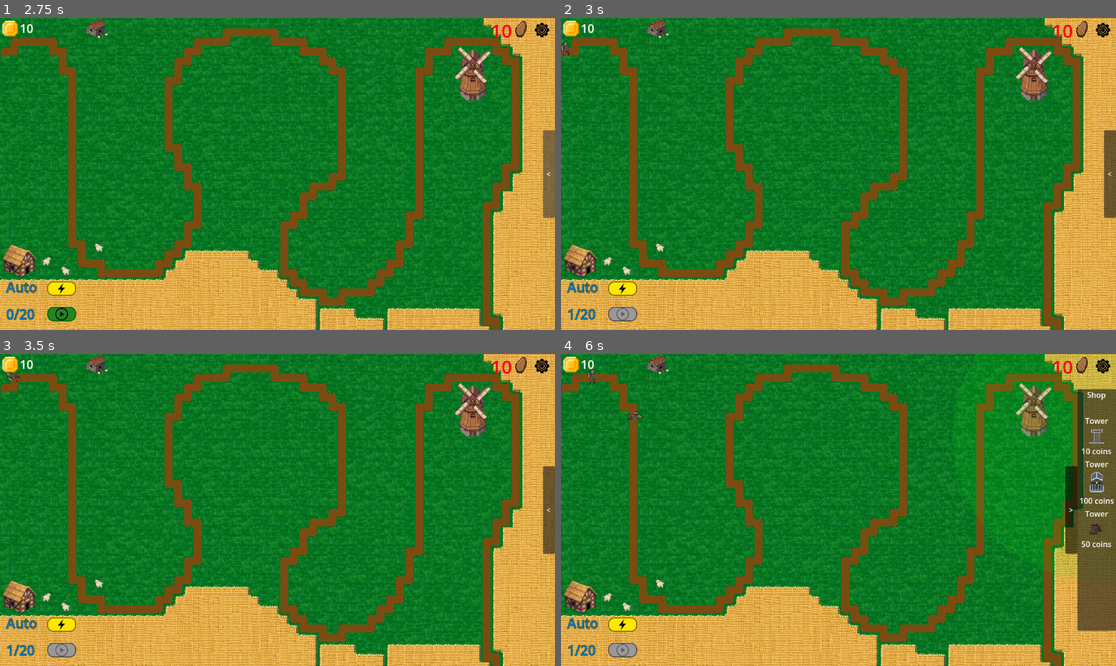
Above: before the commit, frames 1-4 (two rows, left to right).
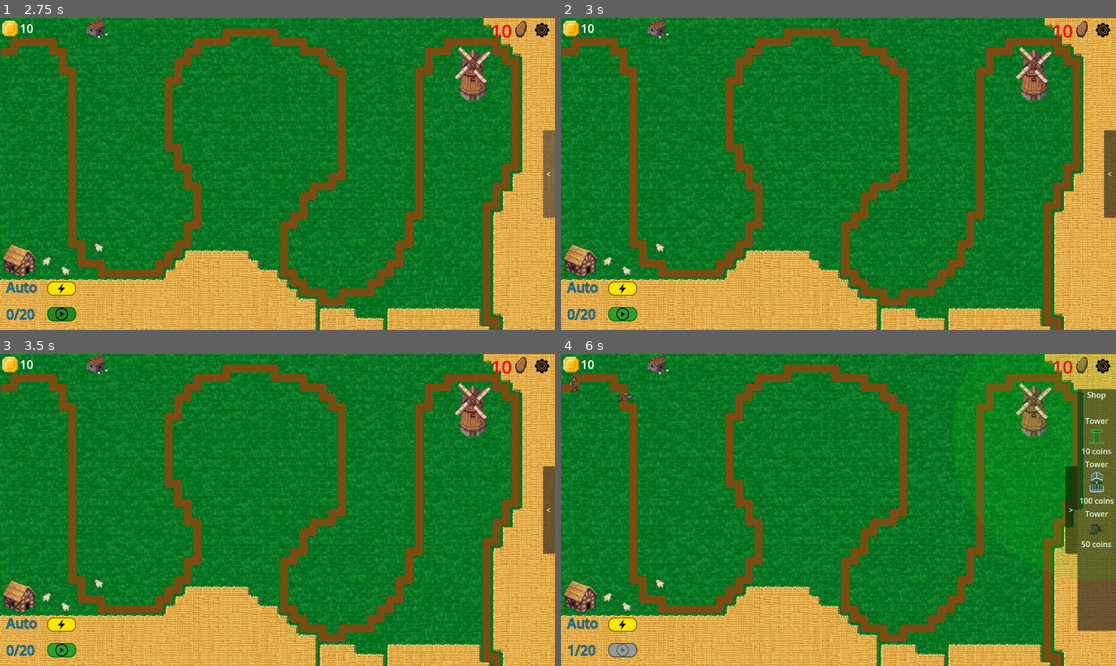
Above: after the commit, the same moments.

Repository: domasbaliunas/frontline
Game: Godot game, scene res://scenes/ui/main_menu.tscn
Same seed, same stepped clock (60 frames per second), same inputs: the game is played once before the commit and once after it.
Inputs (mouse positions are in pixels of both pictures, inside the frame that each line leads up to):
- Up to frame 1 (2.75 s): click "New game" at 0.5 s; click "<" at 1.25 s; click ">" at 2 s
- Up to frame 2 (3 s): click (622, 314) at 2.75 s
- Up to frame 3 (3.5 s): no input
- Up to frame 4 (6 s): click (622, 625) at 3.5 s; click (622, 625) at 4.25 s; click "<" at 5 s; click (1099, 435) at 5.75 s

Frame 1 is identical in both runs. In frame 2, 0.3% of the frame differs, in the area x 0-14%, y 7-98%; in frame 3, 0.3%, in the area x 1-14%, y 5-98%; in frame 4, 0.3%.

Commit message:
SCRUM-97 Implement UI changes

Diff:
--- a/scenes/core/game_map.tscn
+++ b/scenes/core/game_map.tscn
@@ -518,38 +518,34 @@
 
 [node name="CanvasLayer" type="CanvasLayer" parent="." unique_id=470883070]
 
-[node name="HBoxContainer" type="HBoxContainer" parent="CanvasLayer" unique_id=657262974]
+[node name="HBoxContainer" type="HBoxContainer" parent="." unique_id=657262974]
 offset_left = 5.0
 offset_top = 2.0
 offset_right = 96.0
 offset_bottom = 42.0
 theme_override_constants/separation = 4
 
-[node name="Coin" type="TextureRect" parent="CanvasLayer/HBoxContainer" unique_id=973354165]
+[node name="Coin" type="TextureRect" parent="HBoxContainer" unique_id=973354165]
 custom_minimum_size = Vector2(32, 32)
 layout_mode = 2
 texture = ExtResource("7_g3l8d")
 expand_mode = 4
 stretch_mode = 5
 
-[node name="CoinsLabel" type="Label" parent="CanvasLayer/HBoxContainer" unique_id=2099452816]
+[node name="CoinsLabel" type="Label" parent="HBoxContainer" unique_id=2099452816]
 layout_mode = 2
 theme_override_font_sizes/font_size = 25
 script = ExtResource("3_5fonf")
 
-[node name="Label" type="Label" parent="CanvasLayer/HBoxContainer" unique_id=1585440454]
-layout_mode = 2
-
-[node name="HBoxContainer2" type="HBoxContainer" parent="CanvasLayer" unique_id=95126937]
-anchors_preset = 1
-anchor_left = 1.0
-anchor_right = 1.0
-offset_left = -133.0
-offset_right = -54.0
+[node name="Label" type="Label" parent="HBoxContainer" unique_id=1585440454]
+layout_mode = 2
+
+[node name="HBoxContainer2" type="HBoxContainer" parent="." unique_id=95126937]
+offset_left = 1019.0
+offset_right = 1098.0
 offset_bottom = 53.0
-grow_horizontal = 0
-
-[node name="HP" type="Label" parent="CanvasLayer/HBoxContainer2" unique_id=1784496523]
+
+[node name="HP" type="Label" parent="HBoxContainer2" unique_id=1784496523]
 layout_mode = 2
 theme_override_colors/font_color = Color(0.99607843, 0, 0.07450981, 1)
 theme_override_font_sizes/font_size = 38
@@ -557,17 +553,17 @@
 horizontal_alignment = 1
 script = ExtResource("4_hrtji")
 
-[node name="PotatoHP" type="TextureRect" parent="CanvasLayer/HBoxContainer2" unique_id=674044265]
+[node name="PotatoHP" type="TextureRect" parent="HBoxContainer2" unique_id=674044265]
 layout_mode = 2
 texture = ExtResource("13_bp2s2")
 
-[node name="HBoxContainer3" type="HBoxContainer" parent="CanvasLayer" unique_id=1438485882]
+[node name="HBoxContainer3" type="HBoxContainer" parent="." unique_id=1438485882]
 offset_left = 13.0
 offset_top = 596.0
 offset_right = 53.0
 offset_bottom = 636.0
 
-[node name="WaveLabel" type="Label" parent="CanvasLayer/HBoxContainer3" unique_id=754685962]
+[node name="WaveLabel" type="Label" parent="HBoxContainer3" unique_id=754685962]
 layout_mode = 2
 theme_override_colors/font_color = Color(0, 0.49811268, 0.7500591, 1)
 theme_override_colors/font_outline_color = Color(0, 0, 0, 1)
@@ -575,7 +571,7 @@
 theme_override_font_sizes/font_size = 28
 text = "waves"
 
-[node name="WaveStartButton" type="Button" parent="CanvasLayer" unique_id=133278478]
+[node name="WaveStartButton" type="Button" parent="." unique_id=133278478]
 offset_left = 98.0
 offset_top = 600.0
 offset_right = 158.0
@@ -588,13 +584,13 @@
 icon_alignment = 1
 expand_icon = true
 
-[node name="HBoxContainer4" type="HBoxContainer" parent="CanvasLayer" unique_id=68308870]
+[node name="HBoxContainer4" type="HBoxContainer" parent="." unique_id=68308870]
 offset_left = 13.0
 offset_top = 539.0
 offset_right = 98.0
 offset_bottom = 580.0
 
-[node name="AutoWaveLabel" type="Label" parent="CanvasLayer/HBoxContainer4" unique_id=26172752]
+[node name="AutoWaveLabel" type="Label" parent="HBoxContainer4" unique_id=26172752]
 layout_mode = 2
 theme_override_colors/font_color = Color(0, 0.49811268, 0.7500591, 1)
 theme_override_colors/font_outline_color = Color(0, 0, 0, 1)
@@ -602,7 +598,7 @@
 theme_override_font_sizes/font_size = 28
 text = "Auto"
 
-[node name="AutoWaveStartButton" type="Button" parent="CanvasLayer" unique_id=110643479]
+[node name="AutoWaveStartButton" type="Button" parent="." unique_id=110643479]
 offset_left = 98.0
 offset_top = 547.0
 offset_right = 158.0
@@ -619,7 +615,7 @@
 [node name="Player" parent="." unique_id=1980538148 instance=ExtResource("4_tw6lq")]
 position = Vector2(1026, 624)
 
-[node name="ShopCanvas" type="CanvasLayer" parent="." unique_id=1764928307]
+[node name="ShopCanvas" type="Control" parent="." unique_id=1764928307]
 script = ExtResource("15_7hf5s")
 
 [node name="Button" type="Button" parent="ShopCanvas" unique_id=1689166284]
--- a/scenes/ui/pause_menu.tscn
+++ b/scenes/ui/pause_menu.tscn
@@ -11,6 +11,8 @@
 
 [sub_resource type="Theme" id="Theme_d3xb4"]
 default_font = SubResource("FontVariation_2nc7s")
+
+[sub_resource type="StyleBoxEmpty" id="StyleBoxEmpty_0lmf7"]
 
 [sub_resource type="StyleBoxFlat" id="StyleBoxFlat_mxa3g"]
 bg_color = Color(1, 1, 1, 1)
@@ -101,7 +103,7 @@
 offset_bottom = 4.0
 grow_horizontal = 2
 grow_vertical = 2
-mouse_filter = 2
+mouse_filter = 0
 script = ExtResource("1_nwcfo")
 
 [node name="ColorRect" type="ColorRect" parent="." unique_id=1237151003]
@@ -111,7 +113,7 @@
 offset_top = -4.0
 offset_right = 1152.0
 offset_bottom = 648.0
-mouse_filter = 2
+mouse_filter = 0
 
 [node name="PanelContainer" type="PanelContainer" parent="." unique_id=1808252888]
 modulate = Color(1, 1, 1, 0)
@@ -123,10 +125,12 @@
 offset_bottom = 325.0
 mouse_filter = 2
 theme = SubResource("Theme_d3xb4")
+theme_override_styles/panel = SubResource("StyleBoxEmpty_0lmf7")
 
 [node name="VBoxContainer" type="VBoxContainer" parent="PanelContainer" unique_id=220389399]
 layout_mode = 2
 mouse_filter = 2
+theme_override_constants/separation = 8
 
 [node name="resumebutton" type="Button" parent="PanelContainer/VBoxContainer" unique_id=1489556145]
 layout_mode = 2
@@ -154,7 +158,7 @@
 theme_override_styles/focus = SubResource("StyleBoxEmpty_q2yj1")
 text = "Restart"
 
-[node name="quitbutton" type="Button" parent="PanelContainer/VBoxContainer" unique_id=1993349258]
+[node name="mainmenubutton" type="Button" parent="PanelContainer/VBoxContainer" unique_id=1993349258]
 layout_mode = 2
 theme_override_colors/font_color = Color(0, 0, 0, 1)
 theme_override_colors/font_focus_color = Color(0, 0, 0, 1)
@@ -165,7 +169,7 @@
 theme_override_styles/pressed = SubResource("StyleBoxFlat_mxa3g")
 theme_override_styles/hover = SubResource("StyleBoxFlat_e8sti")
 theme_override_styles/focus = SubResource("StyleBoxEmpty_q2yj1")
-text = "Quit"
+text = "Main menu"
 
 [node name="AnimationPlayer" type="AnimationPlayer" parent="." unique_id=240944190]
 process_mode = 3
@@ -173,4 +177,4 @@
 
 [connection signal="pressed" from="PanelContainer/VBoxContainer/resumebutton" to="." method="_on_resumebutton_pressed"]
 [connection signal="pressed" from="PanelContainer/VBoxContainer/restartbutton" to="." method="_on_restartbutton_pressed"]
-[connection signal="pressed" from="PanelContainer/VBoxContainer/quitbutton" to="." method="_on_quitbutton_pressed"]
+[connection signal="pressed" from="PanelContainer/VBoxContainer/mainmenubutton" to="." method="_on_mainmenubutton_pressed"]
--- a/scripts/core/game_map.gd
+++ b/scripts/core/game_map.gd
@@ -3,10 +3,10 @@
 @onready var tilemap = $TileMapLayer
 @onready var shop = $ShopCanvas
 @onready var path: Path2D = $Path2D
-@onready var wave_label: Label = $CanvasLayer/HBoxContainer3/WaveLabel
+@onready var wave_label: Label = $HBoxContainer3/WaveLabel
 @onready var player = $Player
-@onready var wave_button: Button = $CanvasLayer/WaveStartButton
-@onready var auto_wave_button: Button = $CanvasLayer/AutoWaveStartButton
+@onready var wave_button: Button = $WaveStartButton
+@onready var auto_wave_button: Button = $AutoWaveStartButton
 
 var money_factory_scene = preload("res://scenes/towers/money_factory.tscn")
 var placing_money_factory : bool = false
--- a/scripts/core/player.gd
+++ b/scripts/core/player.gd
@@ -2,7 +2,7 @@
 
 
 @export var hp := 10
-@onready var hp_label = $"../CanvasLayer/HBoxContainer2/HP"
+@onready var hp_label = $"../HBoxContainer2/HP"
 
 func _ready():
 	body_entered.connect(_on_body_entered)
--- a/scripts/ui/pause_menu.gd
+++ b/scripts/ui/pause_menu.gd
@@ -29,5 +29,10 @@
 	get_tree().reload_current_scene()
 	Currency.coins = 0
 
-func _on_quitbutton_pressed() -> void:
-	get_tree().quit()
+func _on_mainmenubutton_pressed() -> void:
+	resume()
+	if GameMusic:
+		GameMusic.stop()
+	if MeniuMusic:
+		MeniuMusic.play()
+	get_tree().change_scene_to_file("res://scenes/ui/main_menu.tscn")
--- a/scripts/ui/shop_canvas.gd
+++ b/scripts/ui/shop_canvas.gd
@@ -1,4 +1,4 @@
-extends CanvasLayer
+extends Control
 
 var selected_tower_type := ""
 var price := 0
